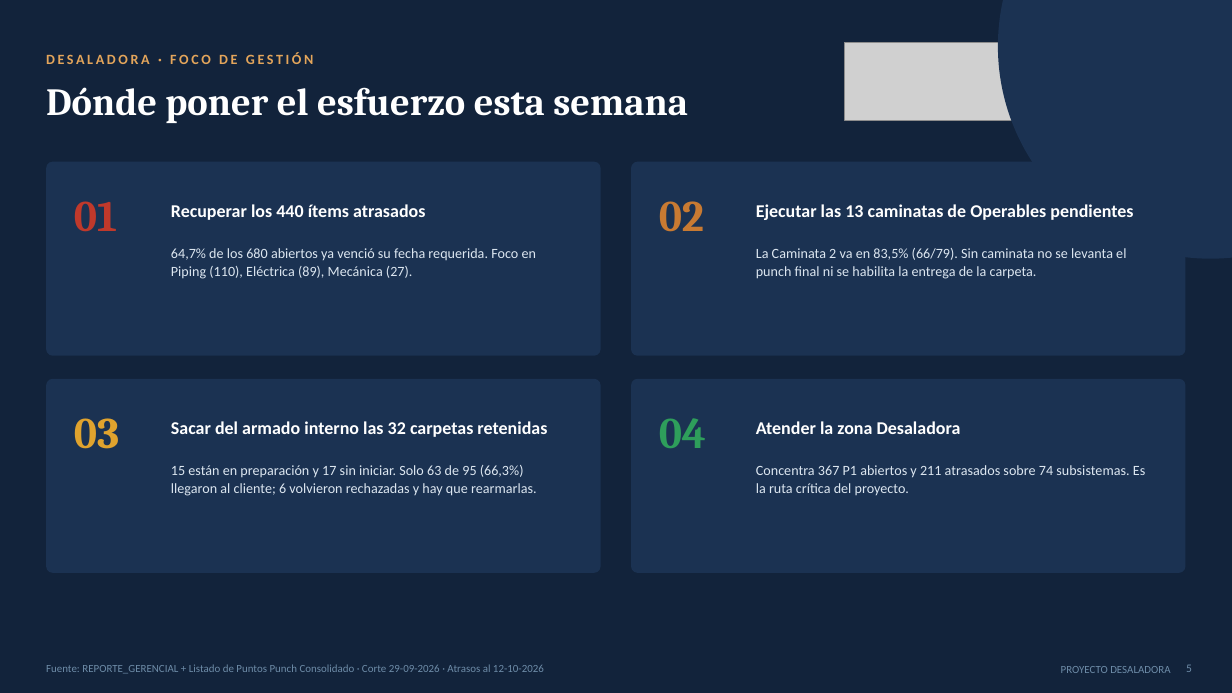
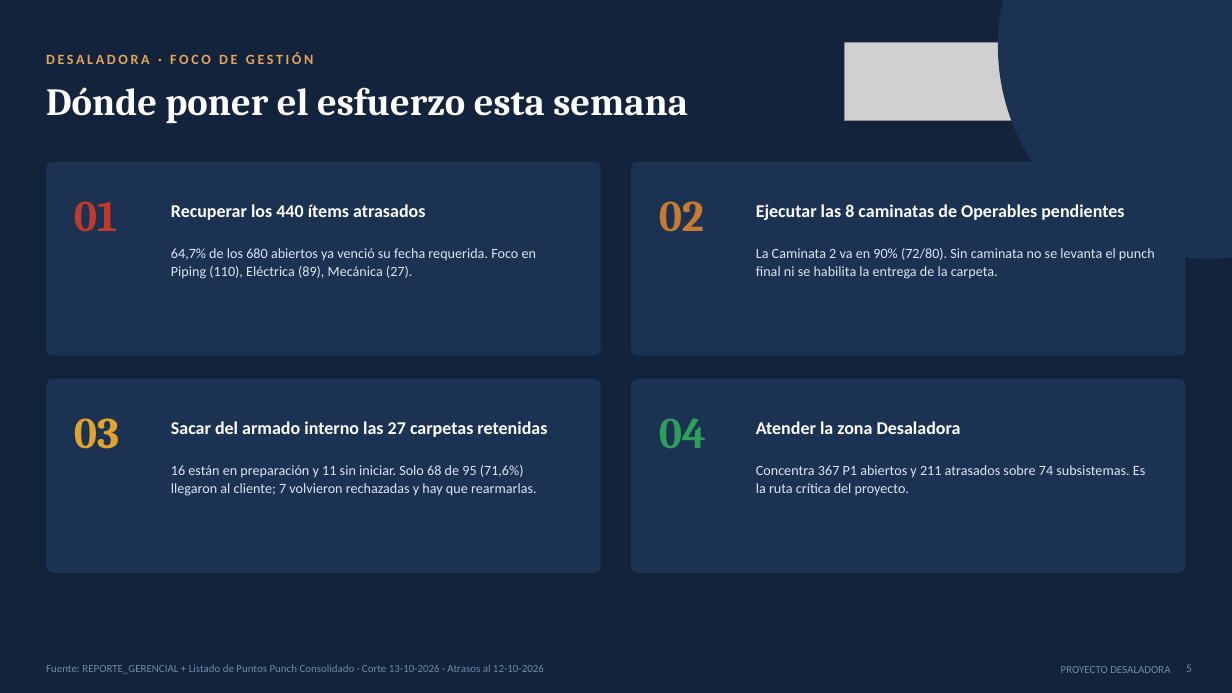
Before and after one commit to tdkvalex/Dashboard-HSEQ, a slide deck: slide 5 of panel_control_TOP_P1/Panel_Control_TOP_P1.pptx. Drawn at 1232x693 pixels with LibreOffice and Linux fonts; fonts in the diff are those of the drawing; grey boxes stand for pictures. Boxes give left, top, right and bottom in pixels: in the first picture for what was removed or moved away, otherwise in the second. Text is boxed around its words. In the diff, an @@ line names an element or a change of style, - is before the commit and + after.

```diff
--- a/panel_control_TOP_P1/Panel_Control_TOP_P1.pptx
+++ b/panel_control_TOP_P1/Panel_Control_TOP_P1.pptx
@@ text at [756,204,1124,220]: text changed @@
-Ejecutar las 13 caminatas de Operables pendientes
+Ejecutar las 8 caminatas de Operables pendientes
@@ text at [756,248,1155,279]: text changed @@
-La Caminata 2 va en 83,5% (66/79). Sin caminata no se levanta el punch final ni se habilita la entrega de la carpeta.
+La Caminata 2 va en 90% (72/80). Sin caminata no se levanta el punch final ni se habilita la entrega de la carpeta.
@@ text at [171,421,547,437]: text changed @@
-Sacar del armado interno las 32 carpetas retenidas
+Sacar del armado interno las 27 carpetas retenidas
@@ text at [171,465,537,496]: text changed @@
-15 están en preparación y 17 sin iniciar. Solo 63 de 95 (66,3%) llegaron al cliente; 6 volvieron rechazadas y hay que rearmarlas.
+16 están en preparación y 11 sin iniciar. Solo 68 de 95 (71,6%) llegaron al cliente; 7 volvieron rechazadas y hay que rearmarlas.
@@ text at [46,664,544,674]: text changed @@
-Fuente: REPORTE_GERENCIAL + Listado de Puntos Punch Consolidado · Corte 29-09-2026 · Atrasos al 12-10-2026
+Fuente: REPORTE_GERENCIAL + Listado de Puntos Punch Consolidado · Corte 13-10-2026 · Atrasos al 12-10-2026
```
Also in this commit, not shown: 4 other slides changed, 3 other files.
